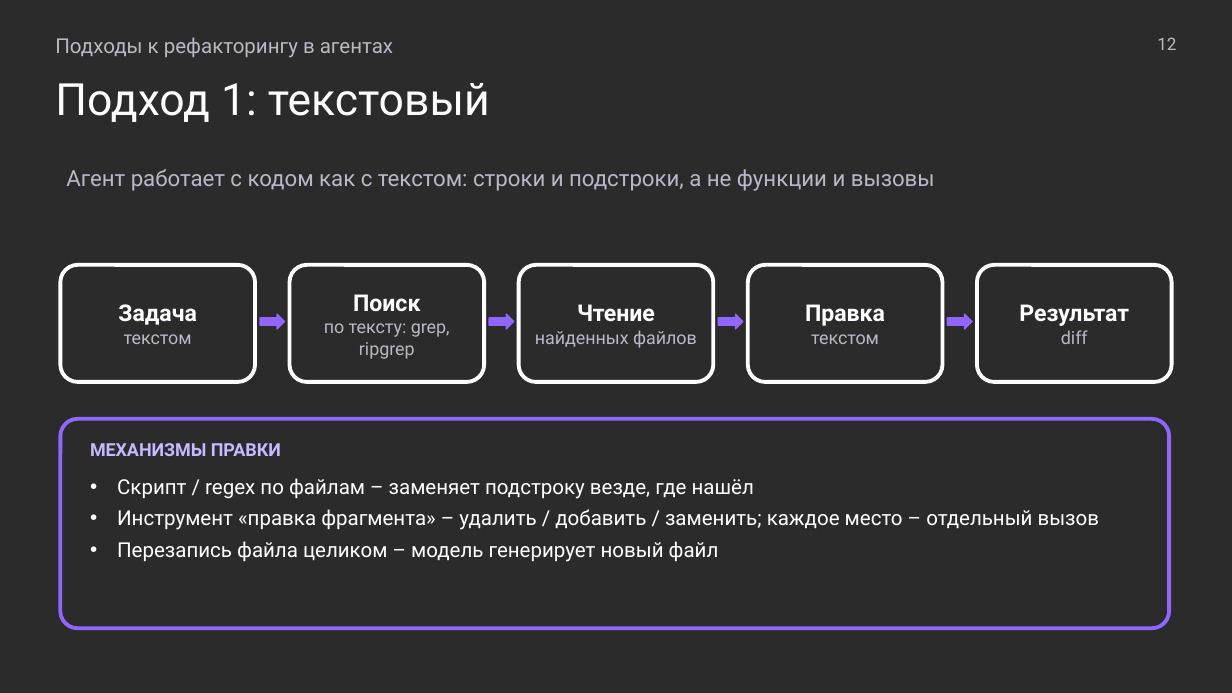
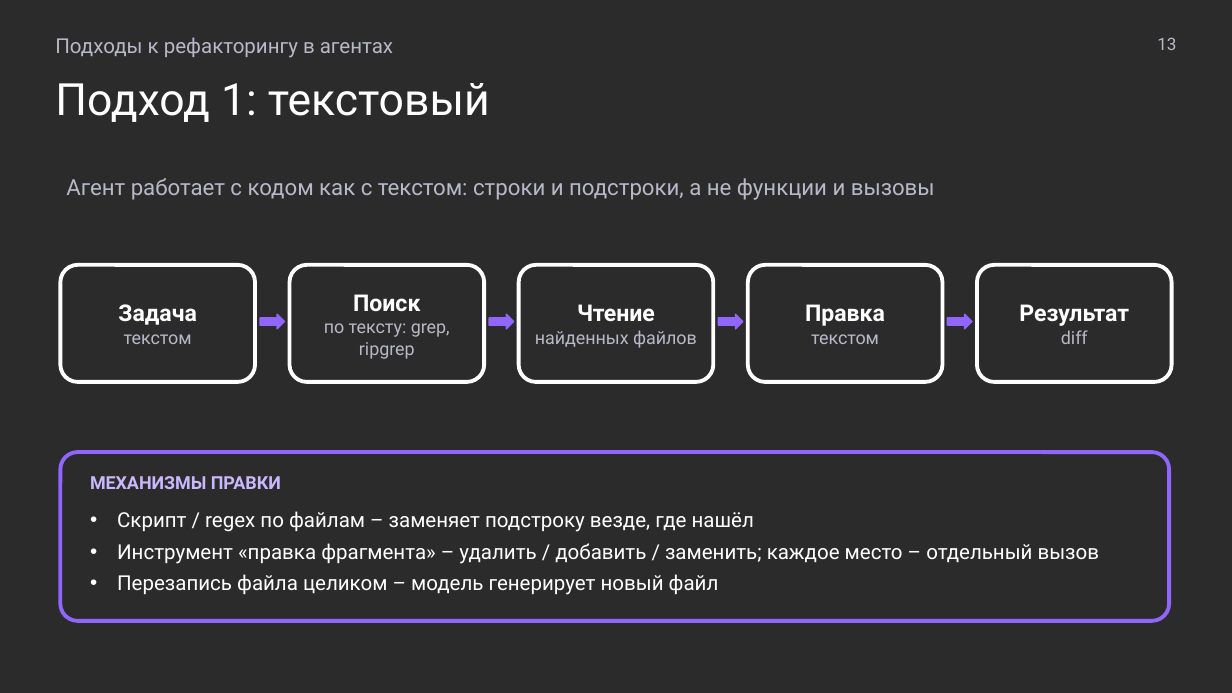
Before and after one commit to MchKosticyn/ide-refactoring-in-ai-agents, a slide deck: slide 13 of Доклад_ Рефакторинг в ИИ-агентах.pptx (slide 12 before the commit). Drawn at 1232x693 pixels with LibreOffice and Linux fonts; fonts in the diff are those of the drawing; background and template pictures are left out; a plain dark background stands for a picture behind light text. Boxes give left, top, right and bottom in pixels: in the first picture for what was removed or moved away, otherwise in the second. Text is boxed around its words. In the diff, an @@ line names an element or a change of style, - is before the commit and + after.

```diff
--- a/Доклад_ Рефакторинг в ИИ-агентах.pptx
+++ b/Доклад_ Рефакторинг в ИИ-агентах.pptx
@@ text at box(1157, 37, 1176, 50): text changed @@
-12
+13
@@ text "Агент работает с кодом как ...": place and size @@
-text "Агент работает с кодом как ..." at box(66, 169, 935, 191)
+text "Агент работает с кодом как ..." at box(66, 178, 935, 200)
@@ rounded rectangle "МЕХАНИЗМЫ ПРАВКИ": place and size @@
-rounded rectangle "МЕХАНИЗМЫ ПРАВКИ" at box(60, 419, 1169, 628)
+rounded rectangle "МЕХАНИЗМЫ ПРАВКИ" at box(60, 452, 1169, 621)
@@ rounded rectangle "МЕХАНИЗМЫ ПРАВКИ" at box(60, 452, 1169, 621): proportions changed @@
```
Also in this commit, not shown: 40 other slides changed, 4 slides added, 2 slides removed, 4 other files.
